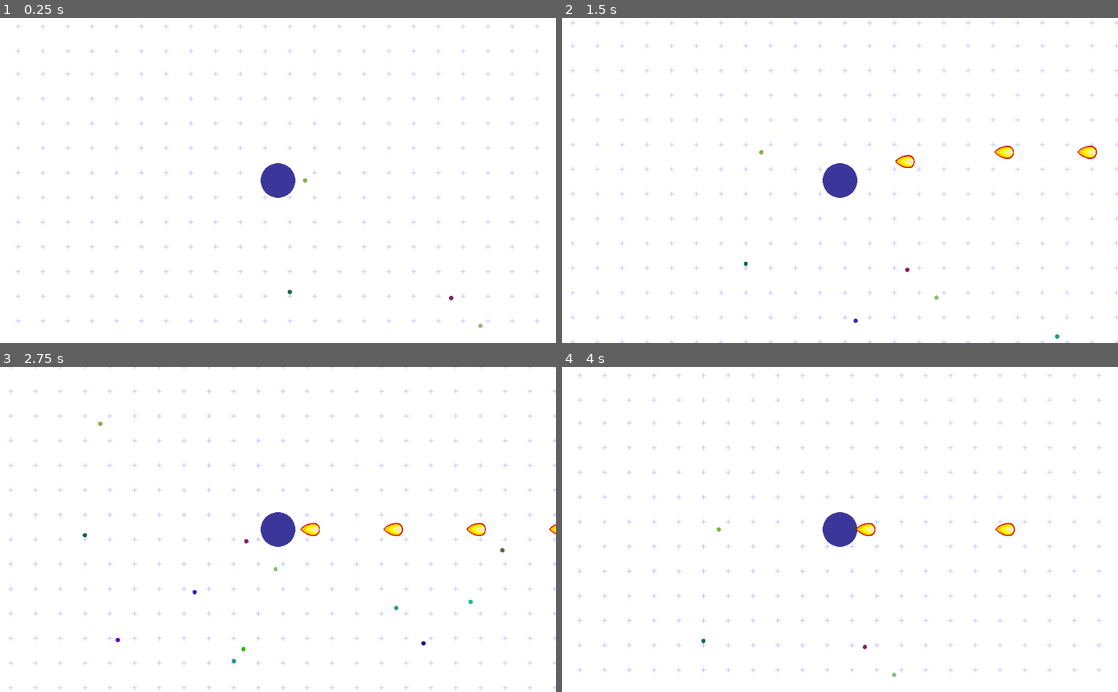
Above: before the commit, frames 1-4 (two rows, left to right).
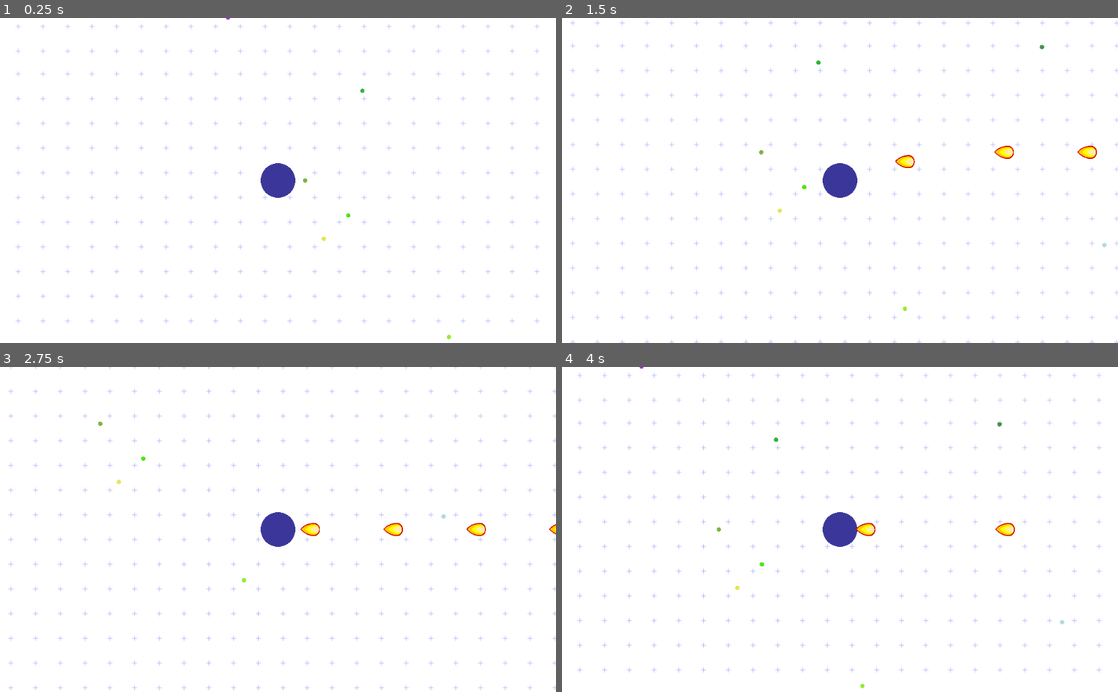
Above: after the commit, the same moments.

Repository: ItsSeaJay/april-2018-convenience-jam
Game: Godot game, scene res://Levels/Main.tscn
Same seed, same stepped clock (60 frames per second), same inputs: the game is played once before the commit and once after it.
Inputs (mouse positions are in pixels of both pictures, inside the frame that each line leads up to):
- Up to frame 1 (0.25 s): no input
- Up to frame 2 (1.5 s): tap Enter at 0.5 s; move the mouse to (962, 164) at 0.52 s; press the mouse at (962, 164) at 0.53 s; hold Right (move_right) 0.53-1.28 s; move the mouse to (728, 196) at 1.27 s; release the mouse at (728, 196) at 1.28 s; hold Down (move_down) from 1.28 s (still down); click (728, 196) at 1.35 s
- Up to frame 3 (2.75 s): move the mouse to (333, 458) at 2.02 s; release Down (move_down) at 2.03 s; press the mouse at (333, 458) at 2.03 s; hold Right (move_right) from 2.03 s (still down)
- Up to frame 4 (4 s): move the mouse to (812, 594) at 2.77 s; release Right (move_right) at 2.78 s; release the mouse at (812, 594) at 2.78 s; hold Up (move_up) 2.78-3.53 s; click (812, 594) at 2.85 s; move the mouse to (1006, 578) at 3.52 s; press the mouse at (1006, 578) at 3.53 s; hold Left (move_left) from 3.53 s (still down)

The runs differ from the first frame. In frame 1, less than 0.1% of the frame differs, in the area x 40-87%, y 0-99%; in frame 2, 0.1%; in frame 3, 0.1%, in the area x 14-91%, y 27-92%; in frame 4, less than 0.1%.

Commit message:
Connect on_body_enter signal

Diff:
--- a/April2018ConvenienceJam/Levels/Main.tscn
+++ b/April2018ConvenienceJam/Levels/Main.tscn
@@ -25,5 +25,7 @@
 position = Vector2( 50, 0 )
 
 [node name="Feeder" parent="." instance=ExtResource( 4 )]
-size = Vector2( 5555, 5555 )
+size = Vector2( 12345, 12345 )
 population_limit = Vector2( 512, 1024 )
+
+[connection signal="body_entered" from="Food" to="Player" method="_on_Food_body_entered"]
--- a/April2018ConvenienceJam/Pickups/Food.gd
+++ b/April2018ConvenienceJam/Pickups/Food.gd
@@ -1,8 +1,8 @@
-extends Area2D
+extends Node2D
 
 export var radius : float = 4.0
 
-onready var collision_shape = self.get_child(0)
+onready var collision_shape = self.get_child(0).get_child(0)
 
 var color : Color
 
@@ -16,3 +16,6 @@
 
 func get_random_color():
 	return Color(randf(), randf(), randf())
+
+func _on_Area2D_body_entered(body):
+	print(body.get_name())
--- a/April2018ConvenienceJam/Pickups/Food.tscn
+++ b/April2018ConvenienceJam/Pickups/Food.tscn
@@ -4,11 +4,15 @@
 
 [sub_resource type="CircleShape2D" id=1]
 
-[node name="Food" type="Area2D"]
+[node name="Food" type="Node2D"]
 script = ExtResource( 1 )
 
-[node name="CollisionShape2D" type="CollisionShape2D" parent="."]
+[node name="Area2D" type="Area2D" parent="."]
+
+[node name="CollisionShape2D" type="CollisionShape2D" parent="Area2D"]
 shape = SubResource( 1 )
 __meta__ = {
 "_edit_lock_": true
 }
+
+[connection signal="body_entered" from="Area2D" to="." method="_on_Area2D_body_entered"]
--- a/April2018ConvenienceJam/Spawners/Feeder.gd
+++ b/April2018ConvenienceJam/Spawners/Feeder.gd
@@ -17,7 +17,7 @@
 		var instance = food.instance()
 
 		# Move that instance to a random position between nodes
-		instance.set_global_position(Vector2(randf() * size.x, randf() * size.y))
+		instance.set_global_position(Vector2(randf() * size.x - (size.x / 2.0), randf() * size.y - (size.x / 2.0)))
 
 		# Add that node as a child in the scene tree
 		add_child(instance)
